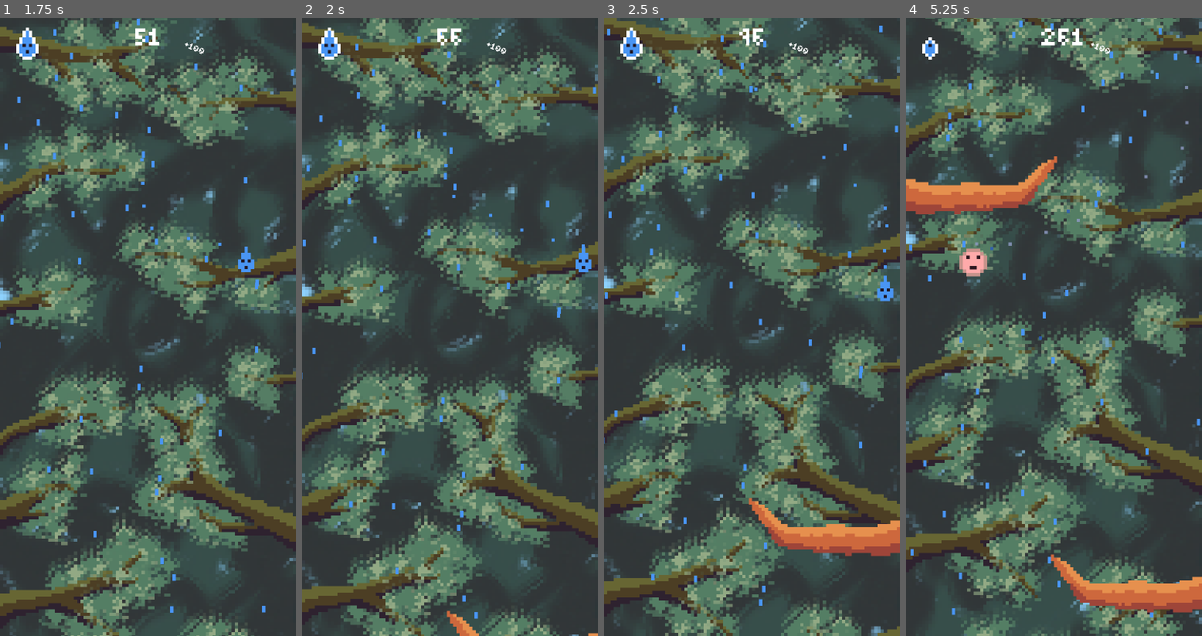
Above: before the commit, frames 1-4 (left to right).
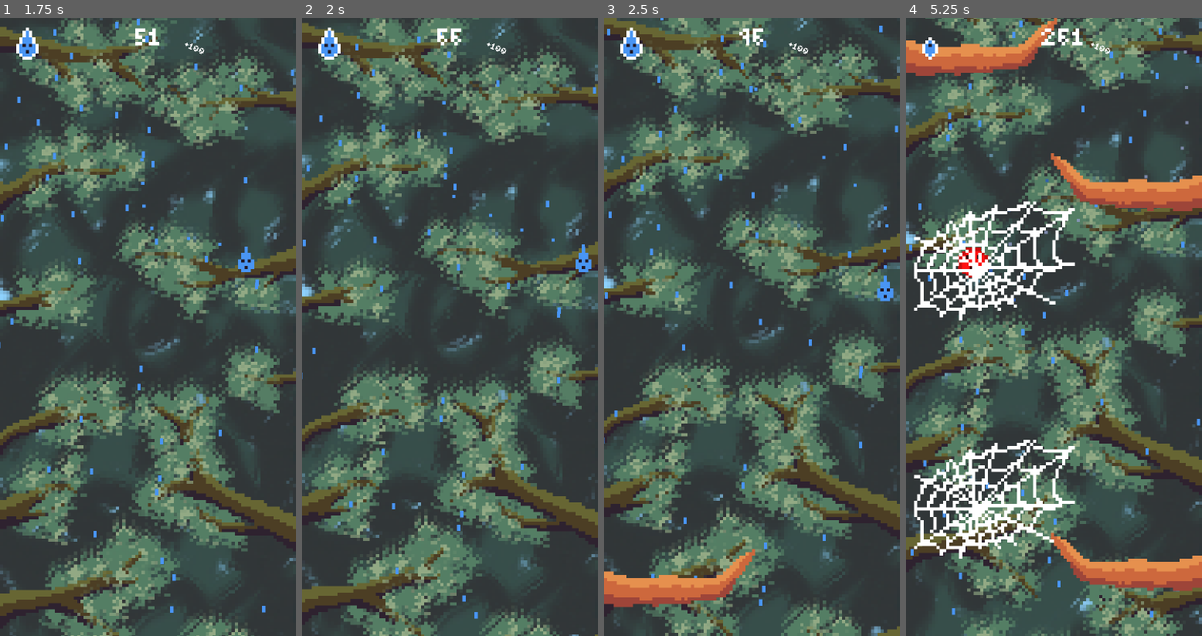
Above: after the commit, the same moments.

Repository: BrokHoly/gamejam_goutte
Game: Godot game, scene res://menu/menu.tscn
Two runs of this game, one before a commit and one after it. Both use one fixed random seed, a clock stepped at 60 frames per second and the inputs below.
Inputs:
- Up to frame 1 (1.75 s): click "démarrer" at 0.5 s; hold D (move_right) from 1.28 s (still down); tap Down (move_downP2) at 1.35 s
- Up to frame 2 (2 s): keep holding D (move_right)
- Up to frame 3 (2.5 s): release D (move_right) at 2.03 s; hold S (move_down) from 2.03 s (still down); tap Left (move_leftP2) at 2.1 s
- Up to frame 4 (5.25 s): release S (move_down) at 2.78 s; hold D (move_right) 2.78-3.53 s; tap one key every 0.75 s from 2.85 s: Right (move_rightP2) Up (move_upP2) Q (toggle_ice) Keypad 0 (toggle_iceP2); hold W (move_up) 3.53-4.28 s; hold A (move_left) from 4.28 s (still down)

Frame 1 is identical in both runs. In frame 2, 0.2% of the frame differs, in the area x 48-100%, y 95-100%; in frame 3, 4.2%; in frame 4, 17%, in the area x 0-100%, y 0-97%.

Commit message:
wind import + level tweaks

Diff:
--- a/levels/level.gd
+++ b/levels/level.gd
@@ -5,12 +5,18 @@
 var right_anchor : Marker2D
 
 
-var OBSTACLES_SPEED: float = 70.0
+var obstacles_speed: float = 60.0
+const OBSTACLES_MIN_SPEED: float = 60.0
+const OBSTACLES_MAX_SPEED: float = 100.0
+
+const SCORE_UNTIL_MAX_SPEED:int = 10000
+
 const TIME_BETWEEN_OBSTACLES = 1.0
 const TIME_RANGE = 1.0
 
 
-var time_until_next_obstacle := 0.0
+var time_until_next_left_obstacle := 100.0
+var time_until_next_right_obstacle := 100.0
 var right_strike := 0.0
 var left_strike := 0.0
 
@@ -35,27 +41,34 @@
 	]
 	# Instanciate Obstacles
 	GameManager.start_score = true
-
+	var first_right = randf() > 0.5
+	if first_right:
+		time_until_next_right_obstacle = 0.0
+		time_until_next_left_obstacle = TIME_BETWEEN_OBSTACLES/2 + randf() * TIME_RANGE
+	else :
+		time_until_next_left_obstacle = 0.0
+		time_until_next_right_obstacle = TIME_BETWEEN_OBSTACLES/2 + randf() * TIME_RANGE
 
 # Called every frame. 'delta' is the elapsed time since the previous frame.
 func _process(delta: float) -> void:
-	time_until_next_obstacle -= delta
+	time_until_next_left_obstacle -= delta
+	time_until_next_right_obstacle -= delta
 
-	if time_until_next_obstacle < 0.0:
+	if time_until_next_right_obstacle < 0.0:
+		spawn_right_obstacle()
+		time_until_next_right_obstacle = TIME_BETWEEN_OBSTACLES + randf() * TIME_RANGE
 		#print("LeftStrike: ", left_strike, " RightStrike: ", right_strike)
-		var go_right = randfn(-(right_strike/10.0)+(left_strike/10.0),1.0) > 0.0
-		if go_right:
-			spawn_right_obstacle()
-		else:
-			spawn_left_obstacle()
-		time_until_next_obstacle = TIME_BETWEEN_OBSTACLES + randf() * TIME_RANGE
+		#var go_right = randfn(-(right_strike/10.0)+(left_strike/10.0),1.0) > 0.0
+	if time_until_next_left_obstacle < 0.0:
+		spawn_left_obstacle()
+		time_until_next_left_obstacle = TIME_BETWEEN_OBSTACLES + randf() * TIME_RANGE
 
 
 func spawn_left_obstacle():
 	var next_obstacle : Node2D = LEFT_OBSTACLES_SCENES[randi_range(0,LEFT_OBSTACLES_SCENES.size()-1)]
 	var obstacle : Node2D = next_obstacle.duplicate()
 	spawner.add_child(obstacle)
-	obstacle.speed = OBSTACLES_SPEED
+	obstacle.speed = obstacles_speed
 	obstacle.position = left_anchor.position
 	left_strike += 1.0
 	right_strike = 0.0
@@ -64,7 +77,7 @@
 	var next_obstacle : Node2D = RIGHT_OBSTACLES_SCENES[randi_range(0,RIGHT_OBSTACLES_SCENES.size()-1)]
 	var obstacle : Node2D = next_obstacle.duplicate()
 	spawner.add_child(obstacle)
-	obstacle.speed = OBSTACLES_SPEED
+	obstacle.speed = obstacles_speed
 	obstacle.position = right_anchor.position
 	#var sprite2D: Sprite2D = obstacle.get_node("Sprite2D")
 	#sprite2D.flip_h = true;
--- a/player/drop.gd
+++ b/player/drop.gd
@@ -176,6 +176,5 @@
 
 
 func color_transition(baseColor: Color, targetColor:Color, amout: float):
-	print(baseColor)
 	DROP_PARTICULES.color = baseColor.lerp(targetColor,amout)
 	SPLASH_PARTICULES.color = baseColor.lerp(targetColor,amout)
Not shown, added: Assets/Audio/wind.mp3.import
Not shown: 1 places in levels/level_0.tscn that only renumber resources
